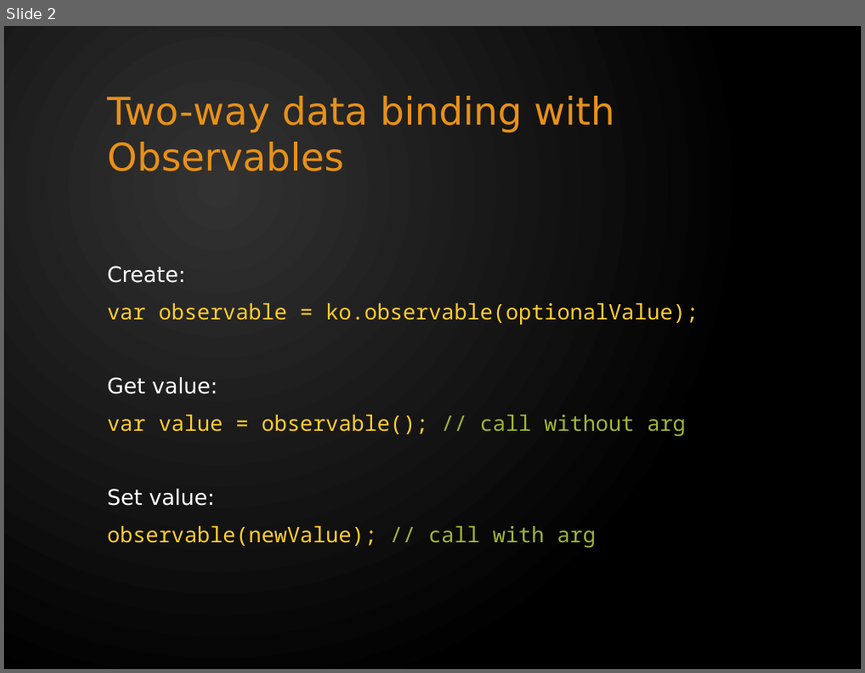
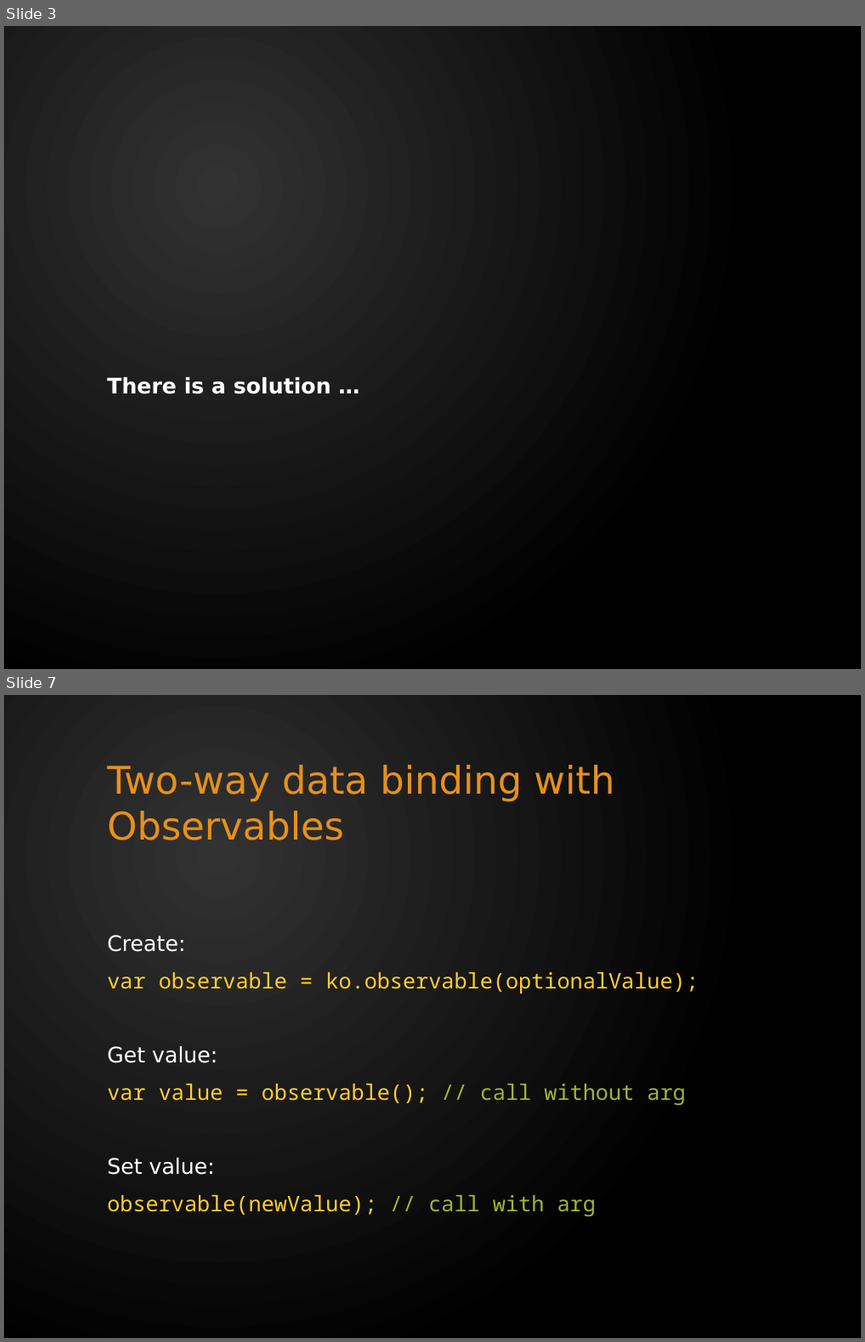
Before and after one commit to tomas-skalicky/c24.PizzaDiNoccatello, a slide deck: docs/Knockout - Quick Intro.pptx. Shown one above the other, each under a label of ours: slide 2 before the commit, slides 3 and 7 after it; the slides between them are not shown. The pictures are 865x673 and 865x1342 pixels, drawn with LibreOffice and Linux fonts; fonts in the diff are those of the drawing. Boxes give left, top, right and bottom in pixels: in the first picture for what was removed or moved away, otherwise in the second. Text is boxed around its words. In the diff, an @@ line names an element or a change of style, - is before the commit and + after.

```diff
--- a/docs/Knockout - Quick Intro.pptx
+++ b/docs/Knockout - Quick Intro.pptx
@@ slide 3 added at (x1=4, y1=26, x2=861, y2=669), background gradient #323232 to #000000 @@
@@ text added at (x1=107, y1=377, x2=331, y2=394), 18 pt, text #FFFFFF, bold @@
+There is a solution …
@@ what was slide 2 is now slide 7 @@
```
Also in this commit, not shown: 22 other slides added, 5 slides removed.
